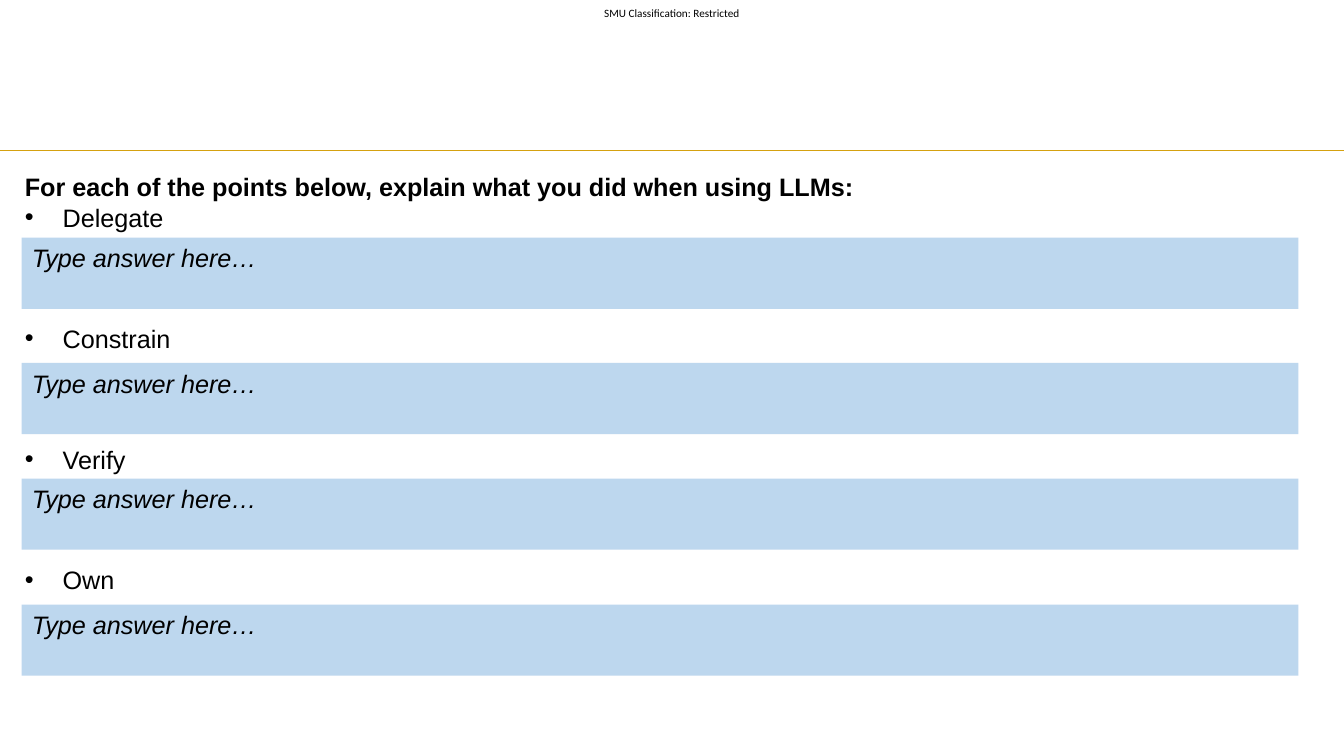
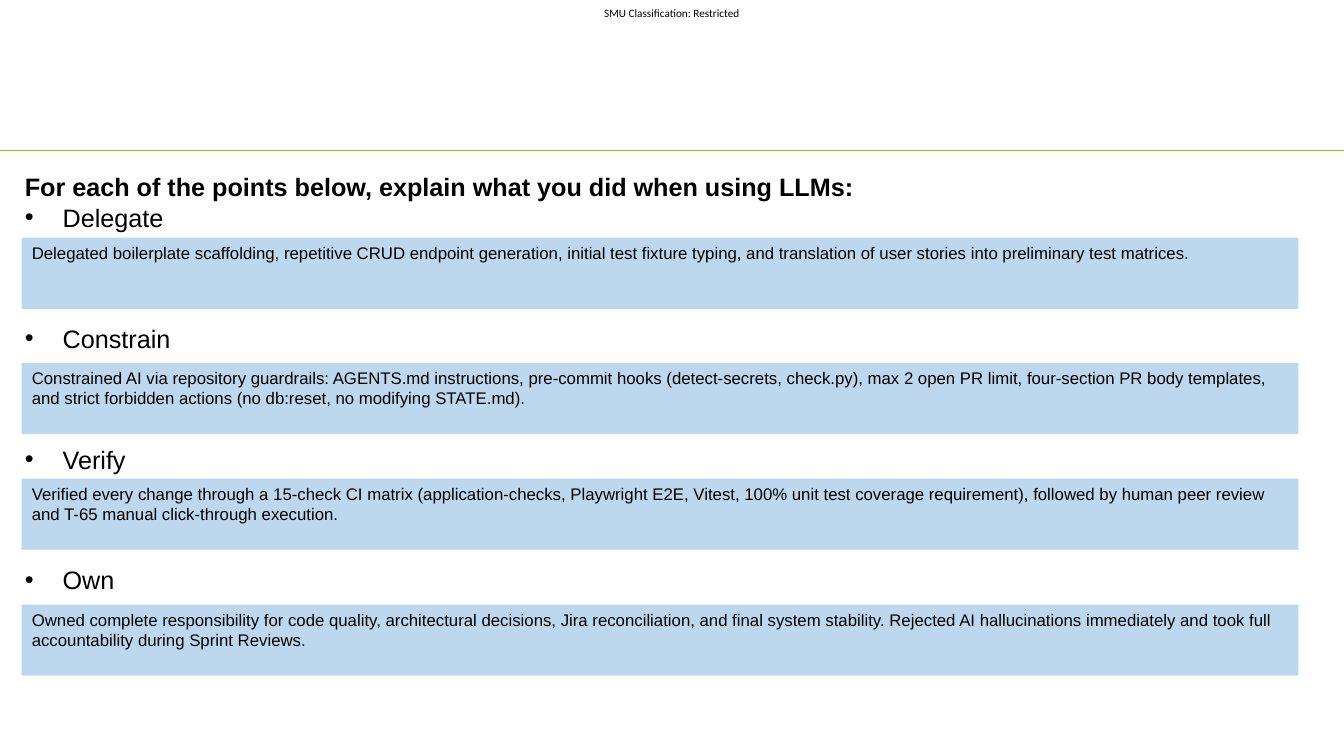
Before and after one commit to hongyime/sgConnectSphere2026, a slide deck: slide 8 of docs/slides/presentation/Week 11 Slide Template.pptx. Drawn at 1344x756 pixels with LibreOffice and Linux fonts; fonts in the diff are those of the drawing; background and template pictures are left out. Boxes give left, top, right and bottom in pixels: in the first picture for what was removed or moved away, otherwise in the second. Text is boxed around its words. In the diff, an @@ line names an element or a change of style, - is before the commit and + after.

```diff
--- a/docs/slides/presentation/Week 11 Slide Template.pptx
+++ b/docs/slides/presentation/Week 11 Slide Template.pptx
@@ text in rectangle at [32,247,1189,263]: text changed; size 18 to 12 pt; italic off @@
-Type answer here…
+Delegated boilerplate scaffolding, repetitive CRUD endpoint generation, initial test fixture typing, and translation of user stories into preliminary test matrices.
@@ text in rectangle at [32,372,1265,408]: text changed; size 18 to 12 pt; italic off @@
-Type answer here…
+Constrained AI via repository guardrails: AGENTS.md instructions, pre-commit hooks (detect-secrets, check.py), max 2 open PR limit, four-section PR body templates, and strict forbidden actions (no db:reset, no modifying STATE.md).
@@ text in rectangle at [32,488,1264,524]: text changed; size 18 to 12 pt; italic off @@
-Type answer here…
+Verified every change through a 15-check CI matrix (application-checks, Playwright E2E, Vitest, 100% unit test coverage requirement), followed by human peer review and T-65 manual click-through execution.
@@ text in rectangle at [32,614,1270,650]: text changed; size 18 to 12 pt; italic off @@
-Type answer here…
+Owned complete responsibility for code quality, architectural decisions, Jira reconciliation, and final system stability. Rejected AI hallucinations immediately and took full accountability during Sprint Reviews.
```
Also in this commit, not shown: 14 other slides changed, 1 other file.
